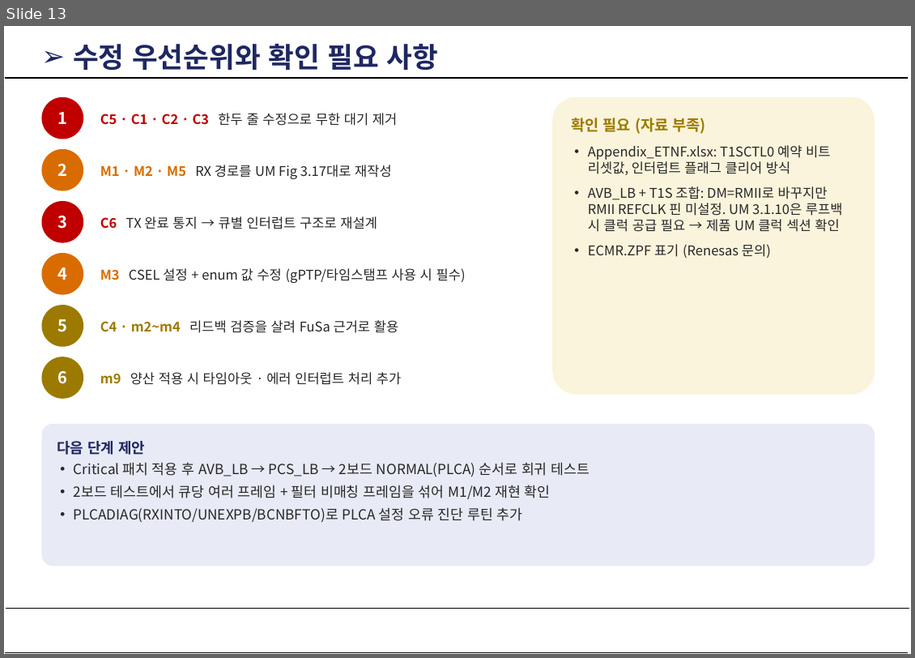
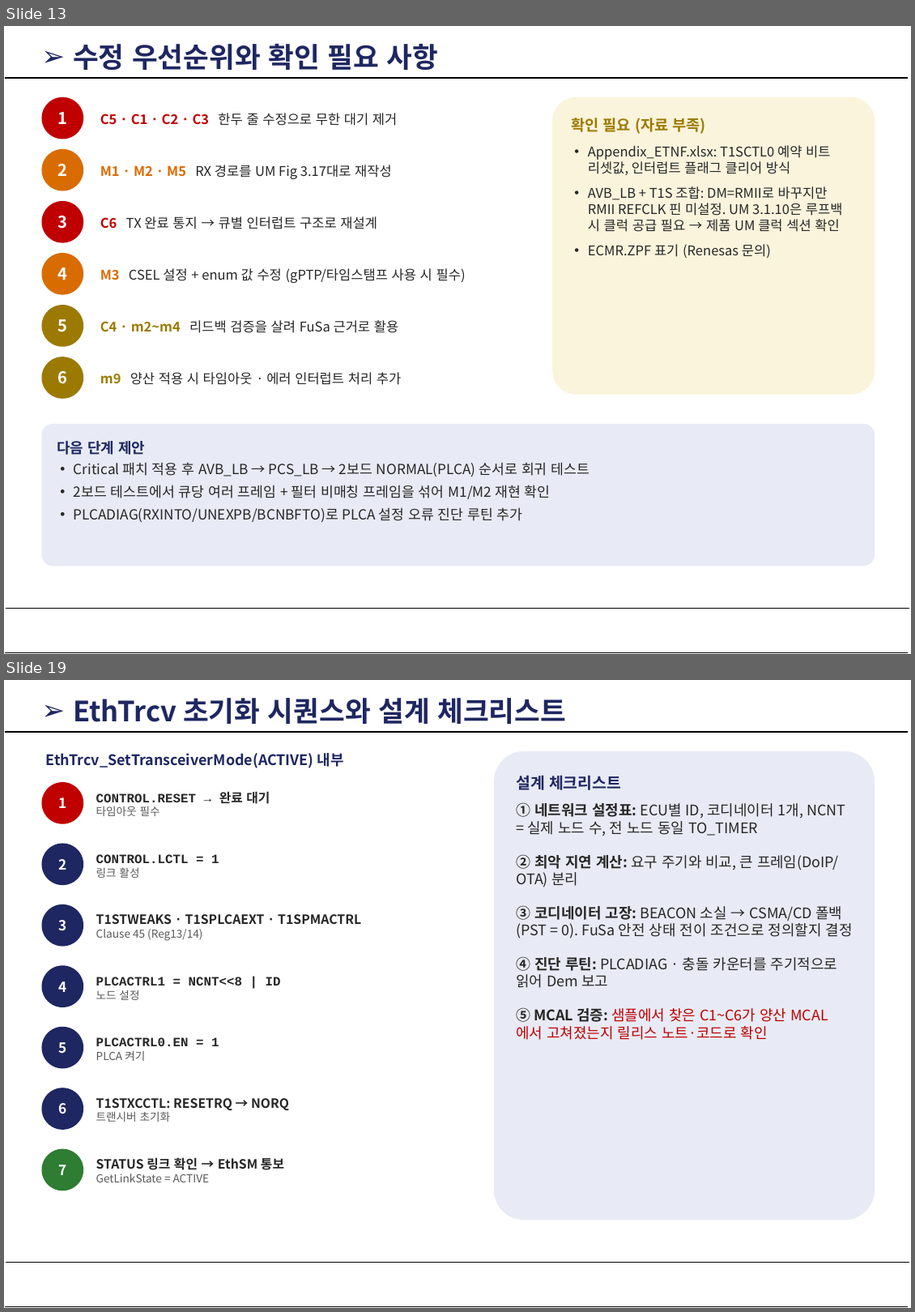
Before and after one commit to DooleyHD/U5L4_10BASET1S, a slide deck: docs/대진 10base t1s.pptx. Shown one above the other, each under a label of ours: slide 13 before the commit, slides 13 and 19 after it; the slides between them are not shown. The pictures are 915x658 and 915x1312 pixels, drawn with LibreOffice and Linux fonts; fonts in the diff are those of the drawing; background and template pictures are left out. Boxes give left, top, right and bottom in pixels: in the first picture for what was removed or moved away, otherwise in the second. Text is boxed around its words. In the diff, an @@ line names an element or a change of style, - is before the commit and + after.

```diff
--- a/docs/대진 10base t1s.pptx
+++ b/docs/대진 10base t1s.pptx
@@ slide 19 added at (x1=4, y1=680, x2=911, y2=1308), background #FFFFFF; not listed: 3 template elements that a slide beside it also shows @@
@@ text added at (x1=73, y1=698, x2=567, y2=724), 24 pt, text #1E2761, bold @@
+➢ EthTrcv 초기화 시퀀스와 설계 체크리스트
@@ rounded rectangle added at (x1=494, y1=751, x2=876, y2=1220), fill #E8EBF5, 12.5 pt, text #262626 @@
+설계 체크리스트
+① 네트워크 설정표: ECU별 ID, 코디네이터 1개, NCNT = 실제 노드 수, 전 노드 동일 TO_TIMER
+② 최악 지연 계산: 요구 주기와 비교, 큰 프레임(DoIP/OTA) 분리
+③ 코디네이터 고장: BEACON 소실 → CSMA/CD 폴백(PST = 0). FuSa 안전 상태 전이 조건으로 정의할지 결정
+④ 진단 루틴: PLCADIAG · 충돌 카운터를 주기적으로 읽어 Dem 보고
+⑤ MCAL 검증: 샘플에서 찾은 C1~C6가 양산 MCAL에서 고쳐졌는지 릴리스 노트·코드로 확인
@@ text added at (x1=46, y1=753, x2=344, y2=768), 12.5 pt, text #1E2761, bold @@
+EthTrcv_SetTransceiverMode(ACTIVE) 내부
@@ ellipse added at (x1=42, y1=782, x2=83, y2=824), fill #C00000, 12 pt, text #FFFFFF, bold @@
+1
@@ text added at (x1=96, y1=791, x2=270, y2=816), 11 pt, text #262626, bold @@
+CONTROL.RESET → 완료 대기
+타임아웃 필수
@@ ellipse added at (x1=42, y1=844, x2=83, y2=885), fill #1E2761, 12 pt, text #FFFFFF, bold @@
+2
@@ text added at (x1=96, y1=854, x2=219, y2=878), 11 pt, text #262626, bold @@
+CONTROL.LCTL = 1
+링크 활성
@@ ellipse added at (x1=42, y1=904, x2=83, y2=946), fill #1E2761, 12 pt, text #FFFFFF, bold @@
+3
@@ text added at (x1=96, y1=914, x2=361, y2=941), 11 pt, text #262626, bold @@
+T1STWEAKS · T1SPLCAEXT · T1SPMACTRL
+Clause 45 (Reg13/14)
@@ ellipse added at (x1=42, y1=966, x2=83, y2=1007), fill #1E2761, 12 pt, text #FFFFFF, bold @@
+4
@@ text added at (x1=96, y1=976, x2=281, y2=1000), 11 pt, text #262626, bold @@
+PLCACTRL1 = NCNT<<8 | ID
+노드 설정
@@ ellipse added at (x1=42, y1=1027, x2=83, y2=1069), fill #1E2761, 12 pt, text #FFFFFF, bold @@
+5
@@ text added at (x1=96, y1=1037, x2=219, y2=1061), 11 pt, text #262626, bold @@
+PLCACTRL0.EN = 1
+PLCA 켜기
@@ ellipse added at (x1=42, y1=1088, x2=83, y2=1130), fill #1E2761, 12 pt, text #FFFFFF, bold @@
+6
@@ text added at (x1=96, y1=1098, x2=289, y2=1121), 11 pt, text #262626, bold @@
+T1STXCCTL: RESETRQ → NORQ
+트랜시버 초기화
@@ ellipse added at (x1=42, y1=1149, x2=83, y2=1191), fill #2E7D32, 12 pt, text #FFFFFF, bold @@
+7
@@ text added at (x1=96, y1=1157, x2=284, y2=1182), 9.5 pt, text #595959 @@
+STATUS 링크 확인 → EthSM 통보
+GetLinkState = ACTIVE
```
Also in this commit, not shown: 5 other slides added.
